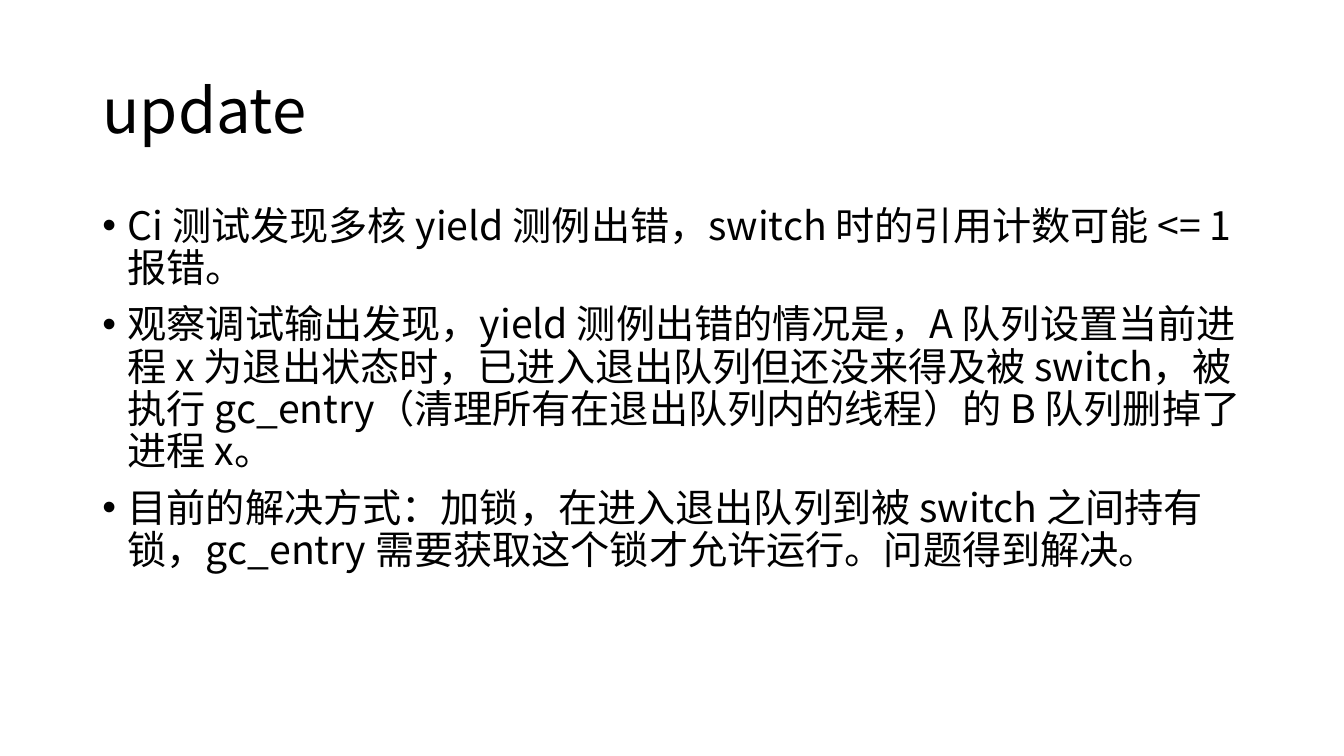
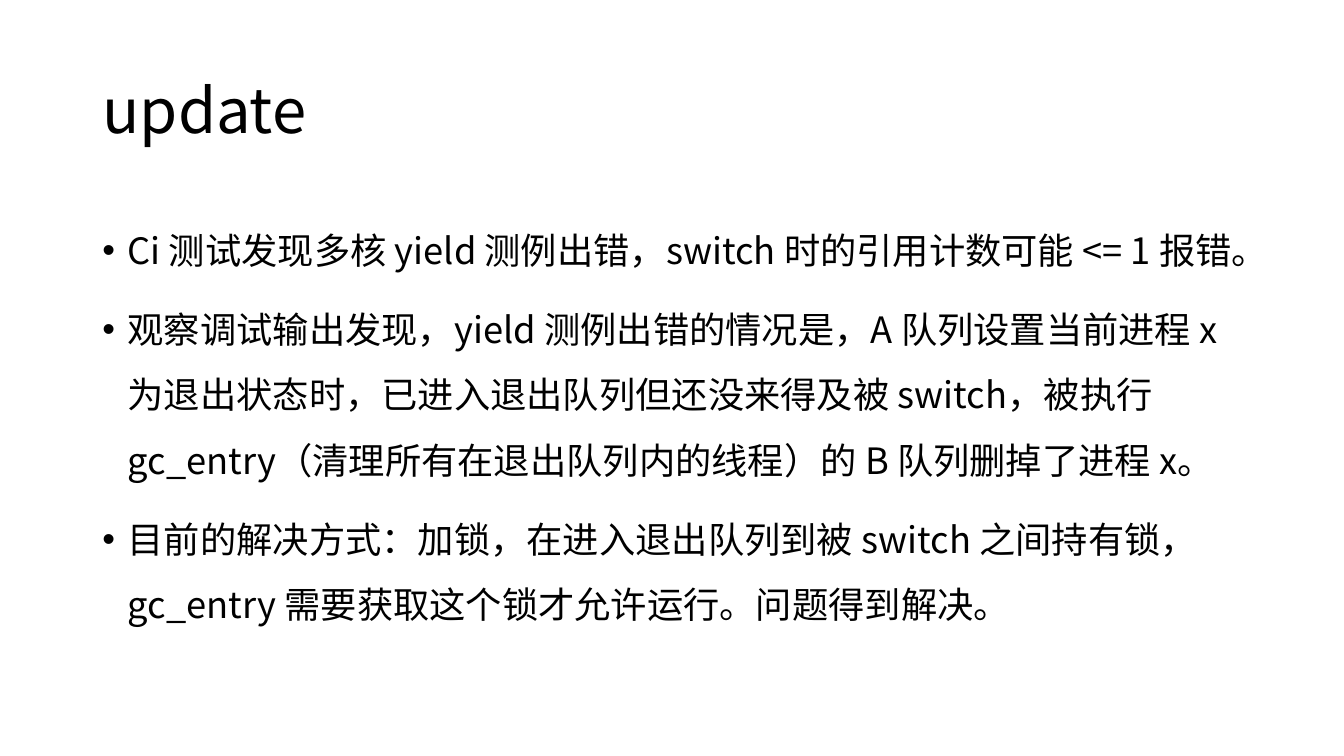
Before and after one commit to 131131yhx/arceos, a slide deck: slide 10 of report/进展 6.4.pptx (slide 9 before the commit). Drawn at 1344x756 pixels with LibreOffice and Linux fonts; fonts in the diff are those of the drawing. Boxes give left, top, right and bottom in pixels: in the first picture for what was removed or moved away, otherwise in the second. Text is boxed around its words. In the diff, an @@ line names an element or a change of style, - is before the commit and + after.

```diff
--- a/report/进展 6.4.pptx
+++ b/report/进展 6.4.pptx
@@ text "Ci 测试发现多核 yield 测例出错，switch 时的引用计数可能 ..." at (128, 233, 1268, 627): size 28 to 25.9 pt; line spacing 0.9 to 1.5 @@
```
Also in this commit, not shown: 4 other slides changed, 1 slide added.
